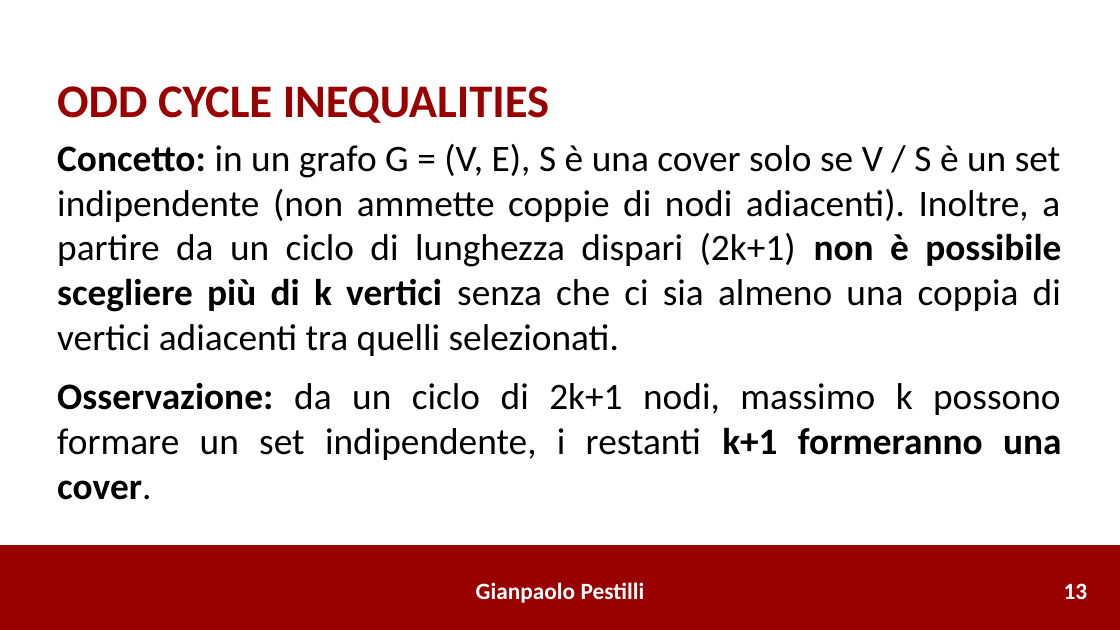
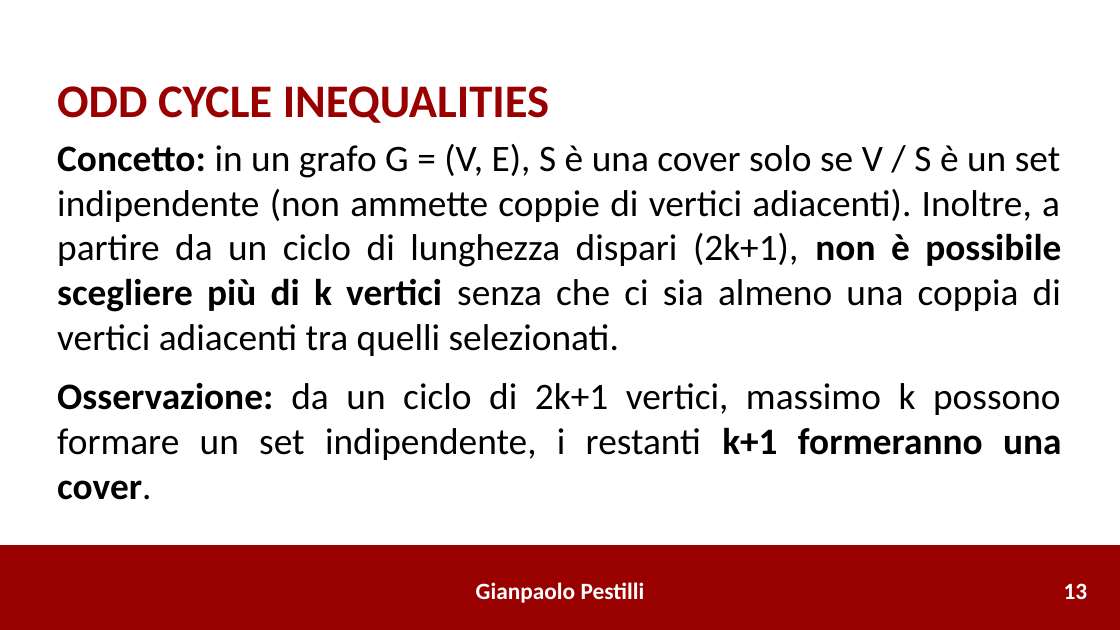
Before and after one commit to gianpaolo-pestilli/amod_project, a slide deck: slide 14 of Presentazione_0386492.pptx. Drawn at 1120x630 pixels with LibreOffice and Linux fonts; fonts in the diff are those of the drawing. Boxes give left, top, right and bottom in pixels: in the first picture for what was removed or moved away, otherwise in the second. Text is boxed around its words. In the diff, an @@ line names an element or a change of style, - is before the commit and + after.

```diff
--- a/Presentazione_0386492.pptx
+++ b/Presentazione_0386492.pptx
@@ text at bbox=[57, 144, 1061, 500]: text changed @@
-Concetto: in un grafo G = (V, E), S è una cover solo se V / S è un set indipendente (non ammette coppie di nodi adiacenti). Inoltre, a partire da un ciclo di lunghezza dispari (2k+1) non è possibile scegliere più di k vertici senza che ci sia almeno una coppia di vertici adiacenti tra quelli selezionati.
-Osservazione: da un ciclo di 2k+1 nodi, massimo k possono formare un set indipendente, i restanti k+1 formeranno una cover.
+Concetto: in un grafo G = (V, E), S è una cover solo se V / S è un set indipendente (non ammette coppie di vertici adiacenti). Inoltre, a partire da un ciclo di lunghezza dispari (2k+1), non è possibile scegliere più di k vertici senza che ci sia almeno una coppia di vertici adiacenti tra quelli selezionati.
+Osservazione: da un ciclo di 2k+1 vertici, massimo k possono formare un set indipendente, i restanti k+1 formeranno una cover.
```
Also in this commit, not shown: 1 other file.
